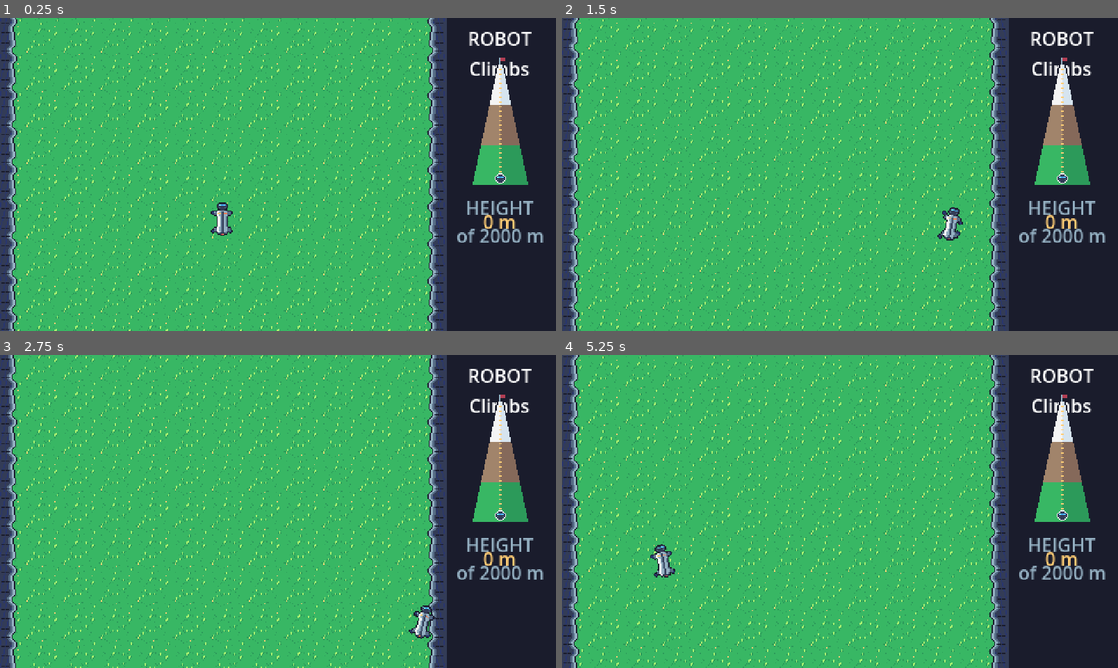
Above: before the commit, frames 1-4 (two rows, left to right).
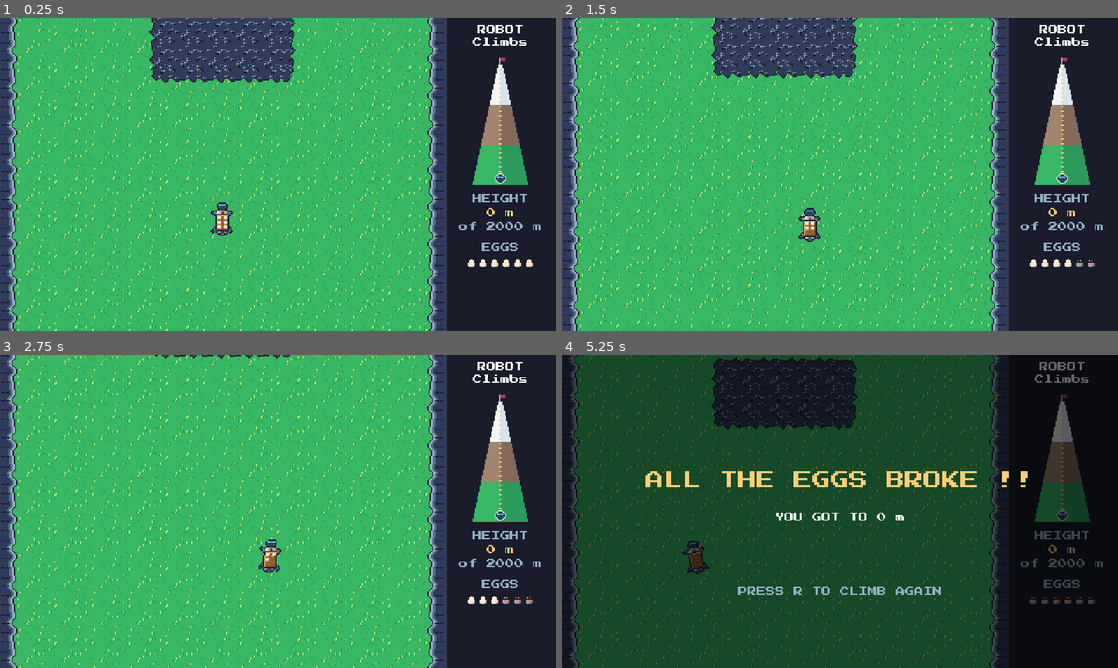
Above: after the commit, the same moments.

Repository: RohanSeshasaiVasa/Robot_Climbs
Game: Godot game, scene res://scenes/main.tscn
The game is run twice, just before and just after one commit, with the same random seed, the same clock (stepped at 60 frames per second) and the same inputs.
Inputs (mouse positions are in pixels of both pictures, inside the frame that each line leads up to):
- Up to frame 1 (0.25 s): no input
- Up to frame 2 (1.5 s): tap Enter at 0.5 s; move the mouse to (962, 158) at 0.52 s; hold D (move_right) 0.53-1.28 s; hold Shift (careful, bound only after the commit) 0.53-1.28 s; click (962, 158) at 0.67 s; tap B at 0.8, 1.35 s; move the mouse to (728, 190) at 1.27 s; hold S (move_down) from 1.28 s (still down)
- Up to frame 3 (2.75 s): tap Shift (careful, bound only after the commit) at 1.55 s; move the mouse to (333, 442) at 2.02 s; release S (move_down) at 2.03 s; hold D (move_right) from 2.03 s (still down); hold Shift (careful, bound only after the commit) from 2.03 s (still down); tap B at 2.3 s
- Up to frame 4 (5.25 s): move the mouse to (812, 574) at 2.77 s; release D (move_right) at 2.78 s; release Shift (careful, bound only after the commit) at 2.78 s; hold W (move_up) 2.78-3.53 s; tap B at 2.85, 3.8, 5.1 s; click (812, 574) at 2.92 s; tap Shift (careful, bound only after the commit) at 3.05, 4.35 s; move the mouse to (1006, 558) at 3.52 s; hold A (move_left) 3.53-5.03 s; tap Alt at 3.6 s; tap R (restart) at 4.15 s; move the mouse to (673, 464) at 4.27 s; move the mouse to (867, 511) at 5.02 s; hold S (move_down) from 5.03 s (still down); click (867, 511) at 5.17 s

The runs differ from the first frame. In frame 1, 7.0% of the frame differs, in the area x 26-98%, y 0-80%; in frame 2, 18%; in frame 3, 17%; in frame 4, 100%, in the area x 0-100%, y 0-100%.

Commit message:
Added eggs and obstacles

Diff:
--- a/project.godot
+++ b/project.godot
@@ -27,6 +27,10 @@
 [editor_plugins]
 
 enabled=PackedStringArray("res://addons/godot_super-wakatime/plugin.cfg")
+
+[gui]
+
+theme/custom="uid://qrtf84majbaf"
 
 [input]
 
@@ -59,6 +63,11 @@
 "events": [Object(InputEventKey,"resource_local_to_scene":false,"resource_name":"","device":-1,"window_id":0,"alt_press …(192 unchanged characters)…
 ]
 }
+careful={
+"deadzone": 0.2,
+"events": [Object(InputEventKey,"resource_local_to_scene":false,"resource_name":"","device":-1,"window_id":0,"alt_pressed":false,"shift_pressed":false,"ctrl_pressed":false,"meta_pressed":false,"pressed":false,"keycode":0,"physical_keycode":4194325,"key_label":0,"unicode":0,"location":0,"echo":false,"script":null)
+]
+}
 
 [physics]
 
--- a/scenes/main.tscn
+++ b/scenes/main.tscn
@@ -3,7 +3,10 @@
 [ext_resource type="Script" uid="uid://du6ap8xyxe3sb" path="res://scripts/main.gd" id="1_0wfyh"]
 [ext_resource type="PackedScene" uid="uid://dlr8x1qb3a8n0" path="res://scenes/robot_dog.tscn" id="1_o5qli"]
 [ext_resource type="Script" uid="uid://bosfrrnsdnbgp" path="res://scripts/mountain.gd" id="3_sugp2"]
+[ext_resource type="PackedScene" uid="uid://di31nb6l6gfug" path="res://scenes/Summit.tscn" id="3_tbgi4"]
 [ext_resource type="Script" uid="uid://b1uanex2neim4" path="res://scripts/sidebar.gd" id="4_jyhfs"]
+[ext_resource type="Script" uid="uid://wsplm571wvqt" path="res://scripts/end_screen.gd" id="6_tefeu"]
+[ext_resource type="PackedScene" uid="uid://drycec3p3kknd" path="res://scenes/rough_ground.tscn" id="7_o6xl0"]
 
 [node name="Main" type="Node2D" unique_id=1672589832]
 script = ExtResource("1_0wfyh")
@@ -11,8 +14,20 @@
 [node name="Mountain" type="Node2D" parent="." unique_id=1945058567]
 script = ExtResource("3_sugp2")
 
+[node name="Summit" parent="." unique_id=761004015 instance=ExtResource("3_tbgi4")]
+
 [node name="RobotDog" parent="." unique_id=893031852 instance=ExtResource("1_o5qli")]
 position = Vector2(240, 135)
 
 [node name="Sidebar" type="CanvasLayer" parent="." unique_id=1052804280]
 script = ExtResource("4_jyhfs")
+
+[node name="EndScreen" type="CanvasLayer" parent="." unique_id=1418995868]
+script = ExtResource("6_tefeu")
+
+[node name="RoughGround" parent="." unique_id=494748139 instance=ExtResource("7_o6xl0")]
+position = Vector2(192, -150)
+
+[node name="RoughGround2" parent="." unique_id=954152459 instance=ExtResource("7_o6xl0")]
+position = Vector2(192, -350)
+patch_size = Vector2(348, 48)
--- a/scenes/robot_dog.tscn
+++ b/scenes/robot_dog.tscn
@@ -2,6 +2,7 @@
 
 [ext_resource type="Script" uid="uid://ttnthc2hduhc" path="res://scripts/robot_dog.gd" id="1_7oqxr"]
 [ext_resource type="Texture2D" uid="uid://buyuiwm7cpwmy" path="res://assets/robot_dog.png" id="2_mnw8q"]
+[ext_resource type="Texture2D" uid="uid://bwhw0hdnw2scj" path="res://assets/basket.png" id="3_4p24b"]
 
 [sub_resource type="CircleShape2D" id="CircleShape2D_mnw8q"]
 radius = 7.0
@@ -15,6 +16,12 @@
 hframes = 4
 frame = 1
 
+[node name="Basket" type="Sprite2D" parent="Body" unique_id=435807801]
+position = Vector2(0, 2)
+texture = ExtResource("3_4p24b")
+hframes = 7
+frame = 6
+
 [node name="CollisionShape2D" type="CollisionShape2D" parent="." unique_id=1803474857]
 shape = SubResource("CircleShape2D_mnw8q")
 
--- /dev/null
+++ b/scenes/rough_ground.tscn
@@ -0,0 +1,20 @@
+[gd_scene format=3 uid="uid://drycec3p3kknd"]
+
+[ext_resource type="Script" uid="uid://cr88pmv68ysj5" path="res://scripts/rough_ground.gd" id="1_j80v4"]
+[ext_resource type="Texture2D" uid="uid://dlu6pmxhuny4" path="res://assets/rough_ground.png" id="1_nkfr3"]
+
+[node name="RoughGround" type="Area2D" unique_id=494748139]
+script = ExtResource("1_j80v4")
+
+[node name="Patch" type="NinePatchRect" parent="." unique_id=2014755752]
+offset_right = 40.0
+offset_bottom = 40.0
+texture = ExtResource("1_nkfr3")
+patch_margin_left = 12
+patch_margin_top = 12
+patch_margin_right = 12
+patch_margin_bottom = 12
+axis_stretch_horizontal = 1
+axis_stretch_vertical = 1
+
+[node name="CollisionShape2D" type="CollisionShape2D" parent="." unique_id=40646677]
--- /dev/null
+++ b/scripts/end_screen.gd
@@ -0,0 +1,39 @@
+extends CanvasLayer
+
+var title_label: Label
+var info_label: Label
+
+func _ready() -> void:
+	layer = 10
+	process_mode = Node.PROCESS_MODE_ALWAYS
+	visible = false
+	var dim := ColorRect.new()
+	dim.color = Color(0, 0, 0, 0.6)
+	dim.size = Vector2(480, 270)
+	add_child(dim)
+
+	title_label = _add_label(100, Color("ffcd75"))
+	title_label.add_theme_font_size_override("font_size", 16)
+	info_label = _add_label(136, Color("f4f4f4"))
+	var hint := _add_label(200, Color("94b0c2"))
+	hint.text = "PRESS R TO CLIMB AGAIN"
+
+func show_message(title: String, info: String) -> void:
+	title_label.text = title
+	info_label.text = info
+	visible = true
+	get_tree().paused = true
+
+func _unhandled_input(event: InputEvent) -> void:
+	if visible and event.is_action_pressed("restart"):
+		get_tree().paused = false
+		get_tree().reload_current_scene()
+
+func _add_label(y: float, color: Color) -> Label:
+	var label := Label.new()
+	label.position = Vector2(0, y)
+	label.size = Vector2(480, 8)
+	label.horizontal_alignment = HORIZONTAL_ALIGNMENT_CENTER
+	label.add_theme_color_override("font_color", color)
+	add_child(label)
+	return label
--- a/scripts/main.gd
+++ b/scripts/main.gd
@@ -1,17 +1,44 @@
 extends Node2D
+
+var climb_time: float = 0.0
 
 @onready var dog: CharacterBody2D = $RobotDog
 @onready var camera: Camera2D = $RobotDog/Camera2D
 @onready var sidebar: CanvasLayer = $Sidebar
+@onready var summit: Area2D = $Summit
+@onready var end_screen: CanvasLayer = $EndScreen
 
 func _ready() -> void:
 	dog.position = Vector2(Climb.CENTER_X, Climb.START_Y)
-
+	summit.position = Vector2(Climb.CENTER_X, Climb.SUMMIT_Y)
+	summit.reached.connect(_on_summit_reached)
+	dog.out_of_eggs.connect(_on_out_of_eggs)
+	sidebar.setup_eggs(dog.start_eggs)
+	dog.eggs_changed.connect(sidebar.set_eggs)
 	camera.limit_left = 0
 	camera.limit_right = 480
 	camera.limit_top = int(Climb.TOP_Y)
 	camera.limit_bottom = int(Climb.BOTTOM_Y)
 	camera.reset_smoothing()
 
-func _process(_delta: float) -> void:
+func _process(delta: float) -> void:
+	climb_time += delta
 	sidebar.set_height(Climb.height_at(dog.position.y))
+
+func _on_summit_reached() -> void:
+	var minutes := floori(climb_time / 60.0)
+	var seconds := floori(climb_time) % 60
+	end_screen.show_message(
+		"YOU REACHED THE PEAK !",
+		"%d m in %d:%02d" % [int(Climb.SUMMIT_METERS), minutes, seconds]
+	)
+
+func _on_out_of_eggs() -> void:
+	end_screen.show_message(
+		"ALL THE EGGS BROKE !!",
+		"YOU GOT TO %d m" % int(Climb.height_at(dog.position.y))
+	)
+
+func _unhandled_input(event: InputEvent) -> void:
+	if event is InputEventKey and event.pressed and event.keycode == KEY_B:
+		dog.break_egg()
--- a/scripts/robot_dog.gd
+++ b/scripts/robot_dog.gd
@@ -1,26 +1,81 @@
 extends CharacterBody2D
+
+signal eggs_changed(eggs_left: int)
+signal out_of_eggs
+signal shake_changed(amount: float)
 
 const STEP_LENGTH: float = Climb.METER
 
-@export var max_speed: float = 200.0
+@export var max_speed: float = 90.0
 @export var acceleration: float = 500.0
 @export var friction: float = 650.0
 @export var max_lean: float = 0.25
+@export var start_eggs: int = 6
+@export var weight_per_egg: float = 4.0
+@export var safe_speed: float = 35.0
+@export var shake_gain: float = 0.04
+@export var shake_recovery: float = 0.5
+@export var careful_factor: float = 0.4
 
+var eggs: int = 0
+var shake: float = 0.0
+var rough_patches: int = 0
 var walk_distance: float = 0.0
 
 @onready var body: Sprite2D = $Body
+@onready var basket: Sprite2D = $Body/Basket
+
+func _ready() -> void:
+	eggs = start_eggs
+	_update_basket()
 
 func _physics_process(delta: float) -> void:
 	var direction := Input.get_vector("move_left", "move_right", "move_up", "move_down")
 
 	if direction != Vector2.ZERO:
-		velocity = velocity.move_toward(direction * max_speed, acceleration * delta)
+		velocity = velocity.move_toward(direction * get_top_speed(), acceleration * delta)
 	else:
 		velocity = velocity.move_toward(Vector2.ZERO, friction * delta)
 
 	move_and_slide()
+	_update_shake(delta)
 	_animate(delta)
+
+func get_top_speed() -> float:
+	var speed := max_speed - eggs * weight_per_egg
+	if Input.is_action_pressed("careful"):
+		speed *= careful_factor
+	return speed
+
+func enter_rough_ground() -> void:
+	rough_patches += 1
+
+func exit_rough_ground() -> void:
+	rough_patches -= 1
+
+func break_egg() -> void:
+	if eggs <= 0:
+		return
+	eggs -= 1
+	_update_basket()
+	eggs_changed.emit(eggs)
+	if eggs == 0:
+		out_of_eggs.emit()
+
+func _update_shake(delta: float) -> void:
+	var speed := velocity.length()
+	if rough_patches > 0 and speed > safe_speed:
+		shake += (speed - safe_speed) * shake_gain * delta
+	else:
+		shake = maxf(shake - shake_recovery * delta, 0.0)
+
+	if shake >= 1.0:
+		shake = 0.0
+		break_egg()
+	shake_changed.emit(shake)
+
+func _update_basket() -> void:
+	basket.frame = mini(eggs, basket.hframes - 1)
 
 func _animate(delta: float) -> void:
 	var speed := velocity.length()
@@ -34,3 +89,9 @@
 
 	var target_lean := velocity.x / max_speed * max_lean
 	body.rotation = lerp_angle(body.rotation, target_lean, 10.0 * delta)
+
+	if rough_patches > 0 and speed > 5.0:
+		var rattle := 0.5 + shake * 1.5
+		body.position = Vector2(randf_range(-rattle, rattle), randf_range(-rattle, rattle))
+	else:
+		body.position = Vector2.ZERO
--- /dev/null
+++ b/scripts/rough_ground.gd
@@ -0,0 +1,26 @@
+extends Area2D
+
+@export var patch_size: Vector2 = Vector2(128, 64)
+
+@onready var patch: NinePatchRect = $Patch
+@onready var collision: CollisionShape2D = $CollisionShape2D
+
+# Called when the node enters the scene tree for the first time.
+func _ready() -> void:
+	z_index = -8
+	patch.size = patch_size
+	patch.position = -patch_size / 2.0
+	var shape := RectangleShape2D.new()
+	shape.size = patch_size - Vector2(8, 8)
+	collision.shape = shape
+
+	body_entered.connect(_on_body_entered)
+	body_exited.connect(_on_body_exited)
+
+func _on_body_entered(body: Node2D) -> void:
+	if body.is_in_group("player"):
+		body.enter_rough_ground()
+
+func _on_body_exited(body: Node2D) -> void:
+	if body.is_in_group("player"):
+		body.exit_rough_ground()
--- a/scripts/sidebar.gd
+++ b/scripts/sidebar.gd
@@ -2,19 +2,26 @@
 
 const MOUNTAIN_PICTURE: Texture2D = preload("res://assets/sidebar_mountain.png")
 const DOG_MARKER: Texture2D = preload("res://assets/dog_marker.png")
+const EGG_ICON: Texture2D = preload("res://assets/egg_icon.png")
+const EGG_BROKEN_ICON: Texture2D = preload("res://assets/egg_broken_icon.png")
 
 const WIDTH = 96.0
 const BACKGROUND := Color("1a1c2c")
 const BORDER := Color("333c57")
 const TEXT_DIM := Color("94b0c2")
 const TEXT_BRIGHT := Color("ffcd75")
+const EGGS_PER_ROW: int = 6
+const EGG_SPACING: float = 10.0
+const EGGS_TOP: float = 206.0
 
+var panel: Panel
 var mountain: TextureRect
 var marker: TextureRect
 var height_value: Label
+var egg_icons: Array[TextureRect] = []
 
 func _ready() -> void:
-	var panel := Panel.new()
+	panel = Panel.new()
 	panel.position = Vector2(Climb.MOUNTAIN_WIDTH, 0)
 	panel.size = Vector2(WIDTH, 270)
 	var style := StyleBoxFlat.new()
@@ -37,6 +44,8 @@
 	height_value = _add_label(panel, "0 m", 164, TEXT_BRIGHT)
 	_add_label(panel, "of %d m" % int(Climb.SUMMIT_METERS), 176, TEXT_DIM)
 
+	_add_label(panel, "EGGS", 194, TEXT_DIM)
+
 	set_height(0.0)
 
 func set_height(meters: float) -> void:
@@ -48,6 +57,27 @@
 	var x := (MOUNTAIN_PICTURE.get_width() - DOG_MARKER.get_width()) / 2.0
 	marker.position = Vector2(x, lerpf(bottom_y, top_y, progress))
 
+func setup_eggs(total: int) -> void:
+	var icons_in_row := mini(total, EGGS_PER_ROW)
+	var row_width := icons_in_row * EGG_SPACING - 2.0
+	var left := (WIDTH - row_width) / 2.0
+
+	for i in total:
+		var icon := TextureRect.new()
+		icon.texture = EGG_ICON
+		var column := i % EGGS_PER_ROW
+		var row := floori(float(i) / EGGS_PER_ROW)
+		icon.position = Vector2(left + column * EGG_SPACING, EGGS_TOP + row * 12.0)
+		panel.add_child(icon)
+		egg_icons.append(icon)
+
+func set_eggs(eggs_left: int) -> void:
+	for i in egg_icons.size():
+		if i < eggs_left:
+			egg_icons[i].texture = EGG_ICON
+		else:
+			egg_icons[i].texture = EGG_BROKEN_ICON
+
 func _add_label(parent: Control, text: String, y: float, color: Color) -> Label:
 	var label := Label.new()
 	label.text = text
Binary file added: assets/basket.png
Not shown, added: assets/basket.png.import
Binary file added: assets/egg_broken_icon.png
Not shown, added: assets/egg_broken_icon.png.import
Binary file added: assets/egg_icon.png
Not shown, added: assets/egg_icon.png.import
Binary file added: assets/rough_ground.png
Not shown, added: assets/rough_ground.png.import
Not shown, added: scripts/end_screen.gd.uid
Not shown, added: scripts/rough_ground.gd.uid
